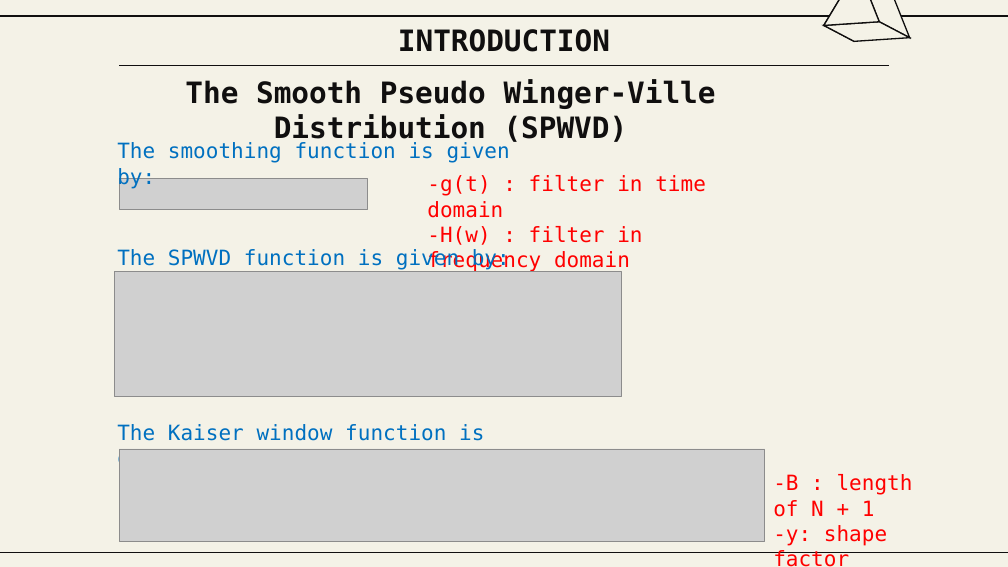
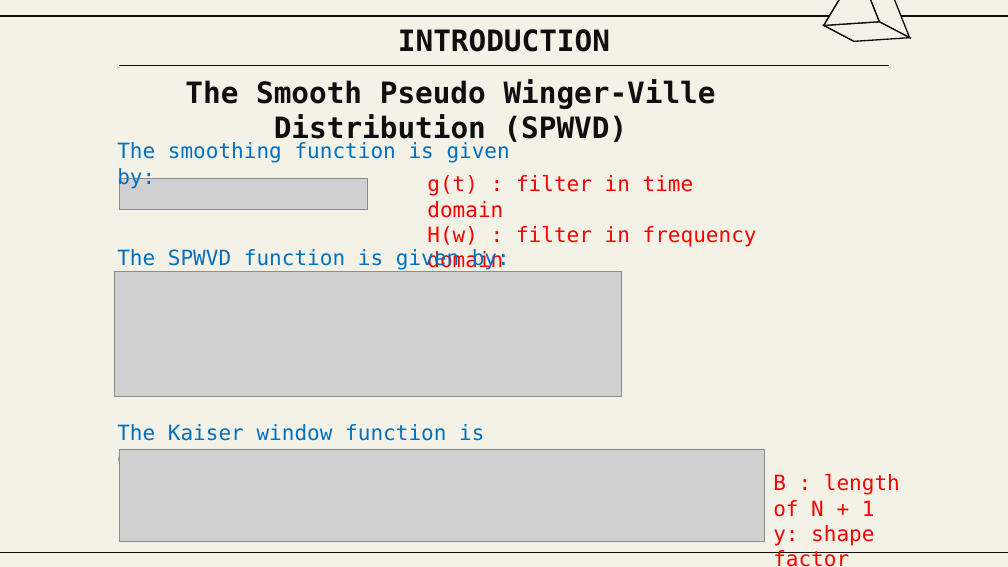
Before and after one commit to Winxkin/hcmute_master, a slide deck: slide 11 of semeter1/DSP/Final_HND.PPTX. Drawn at 1008x567 pixels with LibreOffice and Linux fonts; fonts in the diff are those of the drawing; grey boxes stand for pictures; background and template pictures are left out. Boxes give left, top, right and bottom in pixels: in the first picture for what was removed or moved away, otherwise in the second. Text is boxed around its words. In the diff, an @@ line names an element or a change of style, - is before the commit and + after.

Commit message:
update doc ppt

```diff
--- a/semeter1/DSP/Final_HND.PPTX
+++ b/semeter1/DSP/Final_HND.PPTX
@@ text at (427, 175, 757, 247): text changed @@
--g(t) : filter in time domain
--H(w) : filter in frequency domain
+g(t) : filter in time domain
+H(w) : filter in frequency domain
@@ text at (773, 474, 900, 567): text changed @@
--B : length of N + 1
--y: shape factor
+B : length of N + 1
+y: shape factor
```
Also in this commit, not shown: 1 other slide changed, 1 other file.
